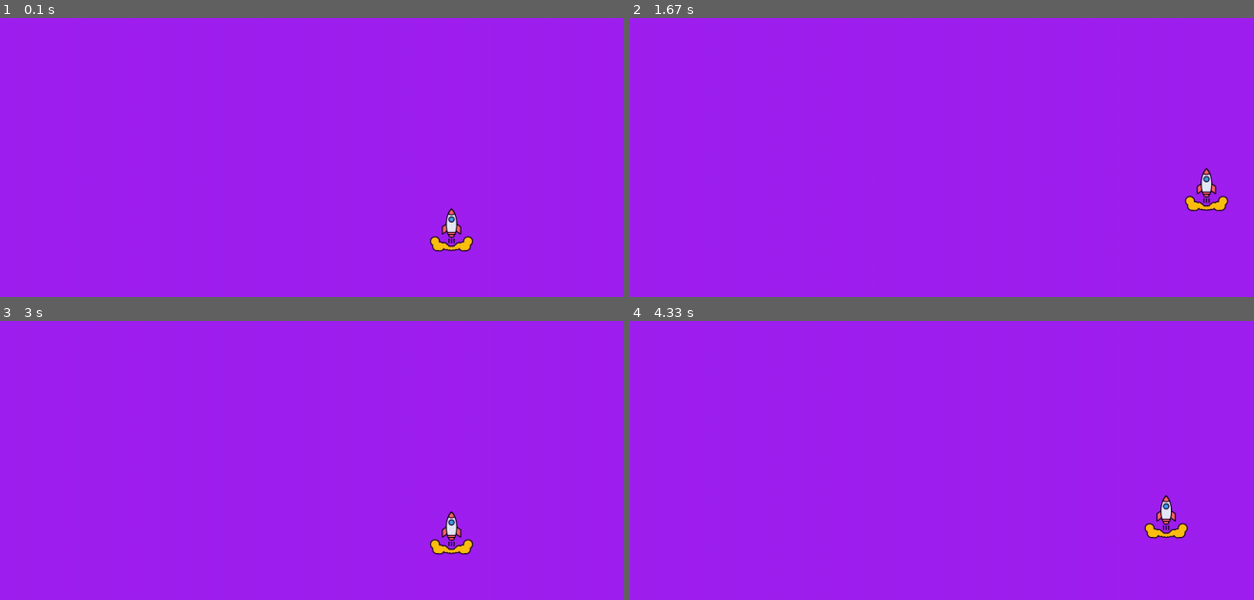
Above: before the commit, frames 1-4 (two rows, left to right).
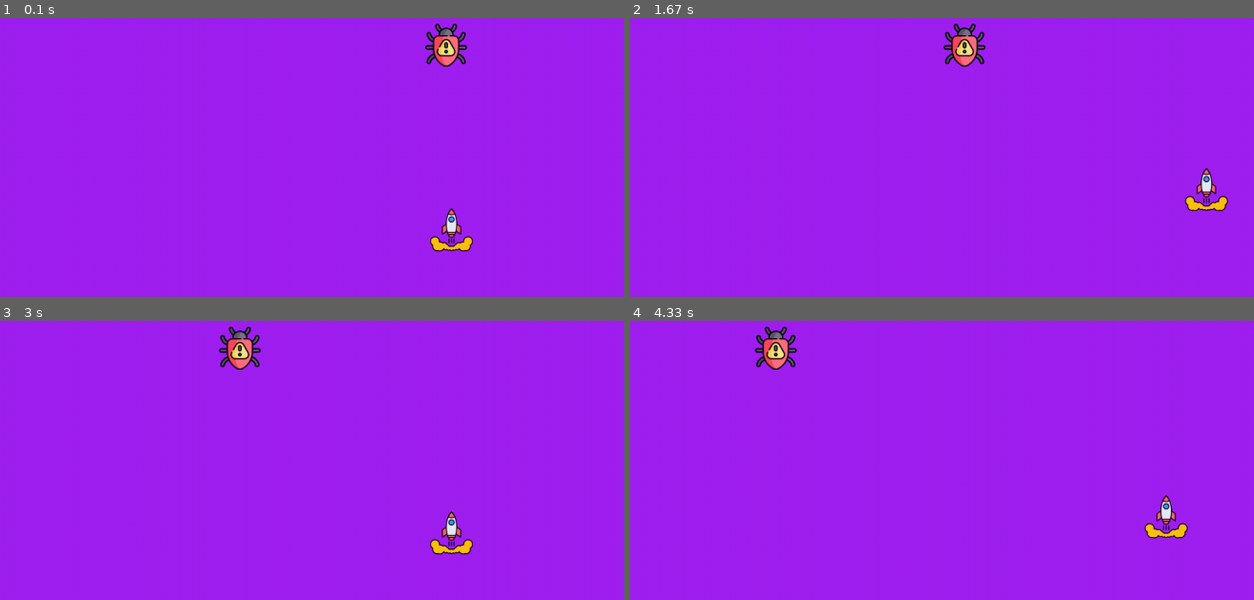
Above: after the commit, the same moments.

Repository: junaid-h0ssain/pygame_leaning
Game: pygame game, started from example.py
Two runs of this game, one before a commit and one after it. Both use one fixed random seed, a clock stepped at 60 frames per second and the inputs below.
Inputs:
- Up to frame 1 (0.1 s): no input
- Up to frame 2 (1.67 s): hold D 0.33-0.8 s; hold W 0.83-1.13 s; hold D 1.17-1.63 s
- Up to frame 3 (3 s): hold A 1.67-2.2 s; hold S 2.23-2.53 s; hold A 2.57-2.97 s
- Up to frame 4 (4.33 s): hold W 3-3.37 s; hold D 3.4-4.03 s; hold S from 4.07 s (still down)

The runs differ from the first frame. In frame 1, 0.7% of the frame differs, in the area x 68-75%, y 2-18%; in frame 2, 0.7%; in frame 3, 0.7%; in frame 4, 0.7%.

Commit message:
adding safe point

Diff:
--- a/example.py
+++ b/example.py
@@ -10,7 +10,7 @@
 running = True
 dt = 0
 speed = 200
-bug_speed = 200
+bug_speed = 500
 player_pos = pygame.Vector2(screen.get_width() / 2, screen.get_height() / 1.5)
 bug_pos = pygame.Vector2(screen.get_width() / 2, screen.get_height() / 3.5)
 playerImg = pygame.image.load('assets/rocket.png')
@@ -37,7 +37,7 @@
     screen.fill("purple")
 
     player(player_pos.x,player_pos.y)
-    #bug(bug_pos.x,bug_pos.y)
+    bug(bug_pos.x,bug_pos.y)
     #bug(xpos_bug,ypos_bug)
     #bug_movement()
 
@@ -55,16 +55,16 @@
         if player_pos.x <1220:
             player_pos.x += speed * dt
 
-    if bug_pos.y >=0 and bug_pos.y >=bug_movey:
+    if bug_pos.y >bug_movey:
         bug_pos.y -= bug_speed * dt
         bug_movey-=1
-    else: #bug_pos.y <=620 and bug_pos.y <=bug_movey:
+    if bug_pos.y <bug_movey:
         bug_pos.y += bug_speed * dt
         bug_movey-=1
-    if bug_pos.x >=0 and bug_pos.x >=bug_movex:
+    if bug_pos.x >=bug_movex:
         bug_pos.x -= bug_speed * dt
         bug_movex-=1
-    else: #bug_pos.x <=1220 and bug_pos.x <=bug_movex:
+    if bug_pos.x <bug_movex:
         bug_pos.x += bug_speed * dt
         bug_movex-=1
 
